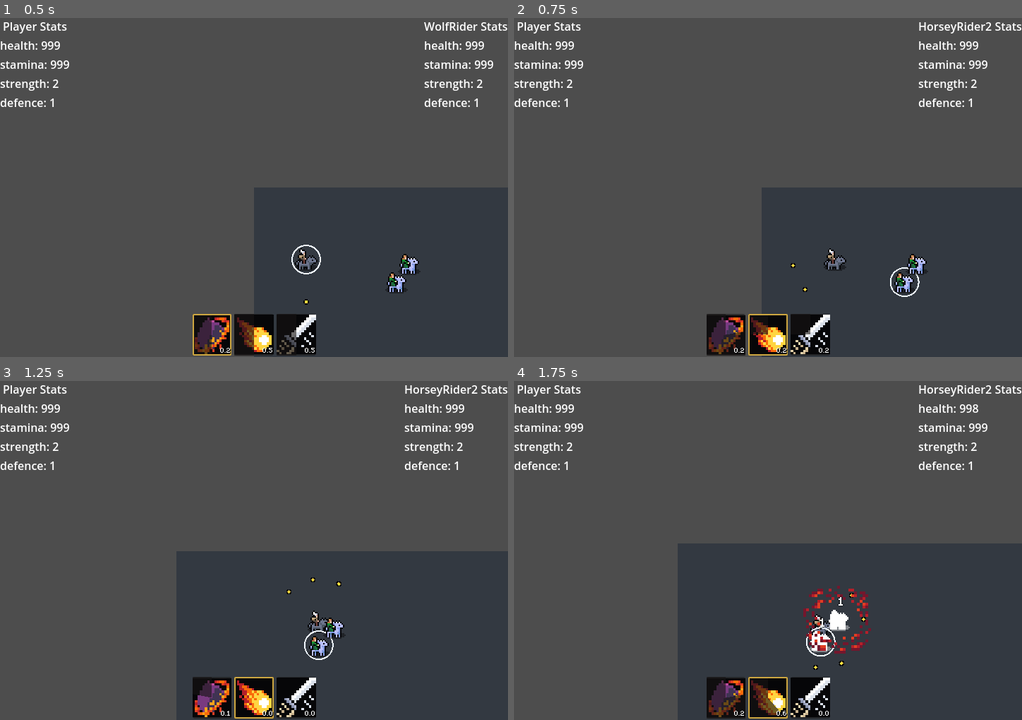
Above: before the commit, frames 1-4 (two rows, left to right).
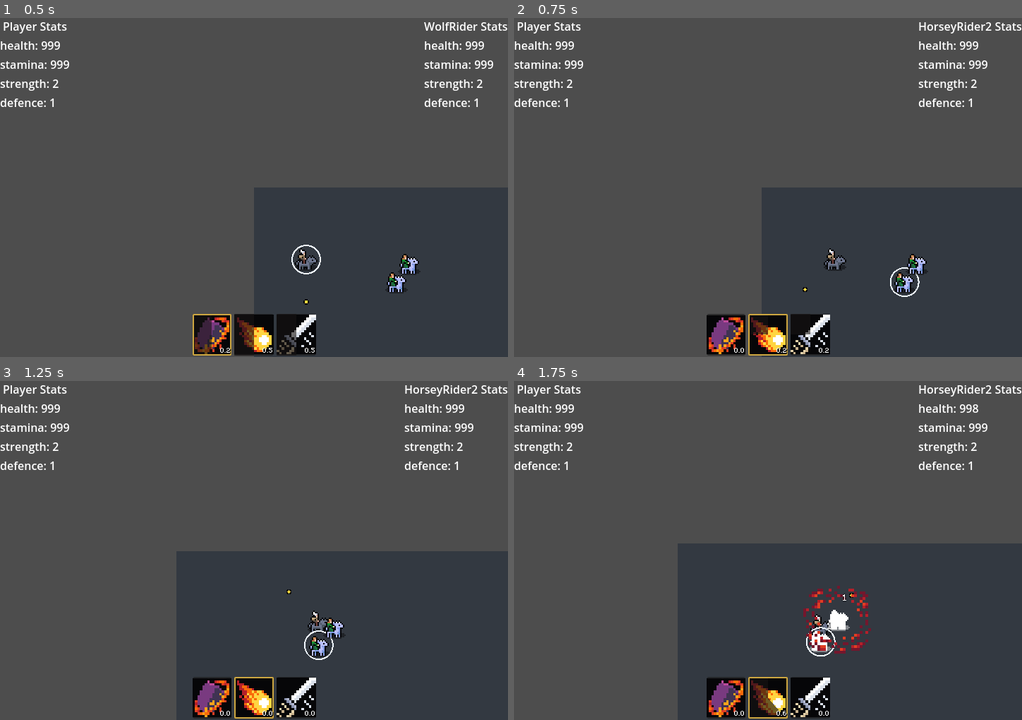
Above: after the commit, the same moments.

Repository: Snayff/not_quite_paradise4
Game: Godot game, scene res://world.tscn
Same seed, same stepped clock (60 frames per second), same inputs: the game is played once before the commit and once after it. The engine's default icon, where the game draws it, is replaced by a stand-in: a white triangle on a blue panel in a dark square.
Inputs:
- Up to frame 1 (0.5 s): no input
- Up to frame 2 (0.75 s): hold D (move_right) from 0.53 s (still down); tap Tab (next_active) at 0.6 s
- Up to frame 3 (1.25 s): keep holding D (move_right)
- Up to frame 4 (1.75 s): release D (move_right) at 1.28 s; hold S (move_down) from 1.28 s (still down); tap Space (use_active) at 1.35 s

Frame 1 is identical in both runs. In frame 2, 0.4% of the frame differs, in the area x 37-56%, y 72-100%; in frame 3, 0.1%; in frame 4, 0.5%, in the area x 37-70%, y 62-100%.

Commit message:
cleaned up dead code from movement_component, amended pop up numbers
found new bug: projectile not draining travel resource

Diff:
--- a/scenes/abcs/visual_projectile.gd
+++ b/scenes/abcs/visual_projectile.gd
@@ -79,10 +79,19 @@
 ## if target is valid, signal out hit_valid_target
 func _on_hit(hurtbox: HurtboxComponent) -> void:
 	if Utility.target_is_valid(_valid_effect_option, _hitbox.originator, hurtbox.root, _target_actor):
+		# turn off hitbox
+		print(self, " hit valid target and turned off hitbox.")
+		_hitbox.set_disabled_status(true)
+
+		# emit signals
 		hurtbox.hurt.emit(self)
+		hit_valid_target.emit(hurtbox)
+
+		# spawn on hit effect
 		_on_hit_effect_spawner.spawn_scene(global_position)
+
+		# trigger death trigger
 		_death_trigger.activate()
-		hit_valid_target.emit(hurtbox)
 
 ## wrapper for setting movement component's target.
 ##
--- a/scenes/combat_actives/circling_stars_effect_chain.gd
+++ b/scenes/combat_actives/circling_stars_effect_chain.gd
@@ -31,6 +31,7 @@
 #region FUNCS
 func on_hit(hurtbox: HurtboxComponent) -> void:
 	var actor_hit: CombatActor = hurtbox.root
+	print("Circling Stars hit: ", actor_hit.name)
 
 	# initial damage
 	# FIXME: this is triggering multiple times on a single hit
--- a/scenes/components/pop_up_numbers.gd
+++ b/scenes/components/pop_up_numbers.gd
@@ -27,7 +27,7 @@
 @export var _outline_colour: Color = Color.BLACK
 @export var _outline_size: int = 1
 @export_group("Other")
-@export var _duration: float = 0.25
+@export var _duration: float = 0.3
 #endregion
 
 
@@ -65,11 +65,22 @@
 	var tween = get_tree().create_tween()
 	tween.set_parallel(true)
 	# TODO: tween in a random direction, up and away
-	tween.tween_property(_label, "position:y", _label.position.y - 24, _duration / 2).set_ease(Tween.EASE_OUT)
-	tween.tween_property(_label, "position:y", _label.position.y, _duration / 2).set_ease(Tween.EASE_IN).set_delay(_duration / 2)
+	var rand_offset_x: float = randf_range(-15, 15)
 
-	# tween scale to zero
-	tween.tween_property(_label, "scale", Vector2.ZERO, _duration / 2).set_ease(Tween.EASE_OUT).set_delay(_duration)
+	# move left or right
+	tween.tween_property(_label, "position:x", _label.position.x - rand_offset_x, _duration / 2).set_ease(Tween.EASE_OUT)
+
+	# move up then back down
+	var rand_offset_y: float = randf_range(-3, 3)
+	tween.tween_property(_label, "position:y", _label.position.y - (18 + rand_offset_y), _duration / 2).set_ease(Tween.EASE_OUT)
+	tween.tween_property(
+		_label,
+		"position:y",
+		_label.position.y, _duration / 2
+		).set_ease(Tween.EASE_IN).set_delay(_duration / 2)
+
+	# shrink when falling
+	tween.tween_property(_label, "scale", Vector2.ZERO, _duration / 2).set_ease(Tween.EASE_OUT).set_delay(_duration / 2)
 
 	# clear when tween finished
 	await  tween.finished
--- a/scenes/effect_delivery/visual_fireball.tscn
+++ b/scenes/effect_delivery/visual_fireball.tscn
@@ -21,6 +21,7 @@
 
 [sub_resource type="Resource" id="Resource_vavxu"]
 resource_local_to_scene = true
+resource_name = "Health"
 script = ExtResource("4_audav")
 type = 0
 max_value = 999
--- a/scripts/components/functionals/movement.gd
+++ b/scripts/components/functionals/movement.gd
@@ -19,12 +19,7 @@
 # internals
 var direction: Vector2  ## direction towards target
 var _distance_to_target: float  ## how far we are from the target
-var _movement_update_type: Constants.MOVEMENT_UPDATE_TYPE = Constants.MOVEMENT_UPDATE_TYPE.physics  ## updated based on type of root node
 var _previous_position: Vector2 = Vector2.ZERO  ## the position we were at on the previous frame
-var is_attached_to_player: bool = false  ## if this component is attached to the player. determines some behaviours.
-# physics only
-var force_magnitude: float = 50
-# transform only
 var move_speed: float = 100
 var acceleration: float  = 2
 
@@ -36,14 +31,9 @@
 	# check for mandatory properties set in editor
 	assert(root is Node2D, "Misssing `root`. ")
 
-	if root is RigidBody2D:
-		_movement_update_type = Constants.MOVEMENT_UPDATE_TYPE.physics
-	else:
-		_movement_update_type = Constants.MOVEMENT_UPDATE_TYPE.transform
-
-
 func _process(delta: float) -> void:
 	# update travel resource; if empty it may auto self-destruct, based on [DeathTrigger] settings.
+	# FIXME: this isnt working. No travel_resource is set, nothing happens.
 	if _travel_resource is SupplyComponent:
 		if _previous_position == Vector2.ZERO:
 			_previous_position = root.global_position
@@ -54,41 +44,10 @@
 			_previous_position = root.global_position
 
 	# move the root
-	if (is_instance_valid(target_actor) or target_position != Vector2.ZERO) and _movement_update_type == Constants.MOVEMENT_UPDATE_TYPE.transform:
+	if is_instance_valid(target_actor) or target_position != Vector2.ZERO:
 		_update_relation_to_target()
 		var movement: Vector2 = direction * move_speed
 		root.global_position = root.global_position.lerp(root.global_position + movement, delta * acceleration)
-
-func _physics_process(_delta: float) -> void:
-	# give the new force to the root. due to needing the physics node at top level it must handle its own movement
-	# meaning we just send it the info it needs.
-	# NOTE: should this be a signal, as signal up?
-	if (is_instance_valid(target_actor) or target_position != Vector2.ZERO) and _movement_update_type == Constants.MOVEMENT_UPDATE_TYPE.physics:
-		_update_relation_to_target()
-		var force = direction * force_magnitude * min(_distance_to_target, 1)  # get slower as we near target
-		root.force = force
-
-		# rotate towards target
-		root.rotation = direction.angle()
-
-	# if we are using physics, apply friction
-	if _movement_update_type == Constants.MOVEMENT_UPDATE_TYPE.physics:
-
-		# if nearly at 0 then zero off to prevent jittering
-		if root.force.is_zero_approx():
-			root.force = Vector2.ZERO
-		else:
-			var force_sign = root.force.sign()
-			var gravity = force_sign * Vector2(Constants.FRICTION, Constants.FRICTION)
-			var new_x = 0
-			var new_y = 0
-			if force_sign.x > 0:
-				new_x = clampf(root.force.x - gravity.x, 0, root.force.x)
-				new_y = clampf(root.force.y - gravity.y, 0, root.force.y)
-			else:
-				new_x = clampf(root.force.x - gravity.x, root.force.x, 0)
-				new_y = clampf(root.force.y - gravity.y, root.force.y, 0)
-			root.force = Vector2(new_x, new_y)
 
 ## update the values regarding the roots position relative to the target, such as [direction] and [distance_to_target].
 func _update_relation_to_target() -> void:
@@ -103,4 +62,6 @@
 	# dont change direction if we dont have someone or something to aim for
 	else:
 		pass
+
+
 #endregion
--- a/scripts/components/functionals/orbiter.gd
+++ b/scripts/components/functionals/orbiter.gd
@@ -19,7 +19,7 @@
 # @export var
 #
 @export_group("Details")
-@export var _max_projectiles: int = 10
+@export var _max_projectiles: int = 1
 @export var _orbit_scale: float = 30
 @export var _rotation_speed: float = PI
 #endregion
--- a/scripts/effects/deal_damage_effect.gd
+++ b/scripts/effects/deal_damage_effect.gd
@@ -27,6 +27,7 @@
 var base_damage: int
 var scalers: Array[EffectStatScalerData] = []
 var target_supply: Constants.SUPPLY_TYPE = Constants.SUPPLY_TYPE.health ## the supply_type to  reduce
+var has_applied_damage: bool = false  ## if we have applied damage. used in conjunction with `is_one_shot` to prevent multiple applications due to fast movement
 #endregion
 
 
@@ -34,14 +35,23 @@
 
 ## reduce health of target
 func apply(target: CombatActor) -> void:
+	if is_one_shot and has_applied_damage:
+		return
+
 	var supplies: SupplyContainerComponent = target.get_node_or_null("SupplyContainer")
 	if supplies is SupplyContainerComponent:
 		var supply = supplies.get_supply(target_supply)
 		var damage = _calculate_damage(target)
 		supply.decrease(damage)
 
+		has_applied_damage = true
+
+		#print("Applied damage.")
+
 	if is_one_shot:
 		terminate()
+
+
 
 ## wrapper for all damage calculations
 func _calculate_damage(target: CombatActor) -> int:
Not shown: 4 places in scenes/abcs/combat_actor.tscn that only renumber resources
Not shown: 2 places in scenes/abcs/visual_projectile.tscn that only renumber resources
Not shown: 3 places in scenes/combat_actors/wolf_rider.tscn that only renumber resources
